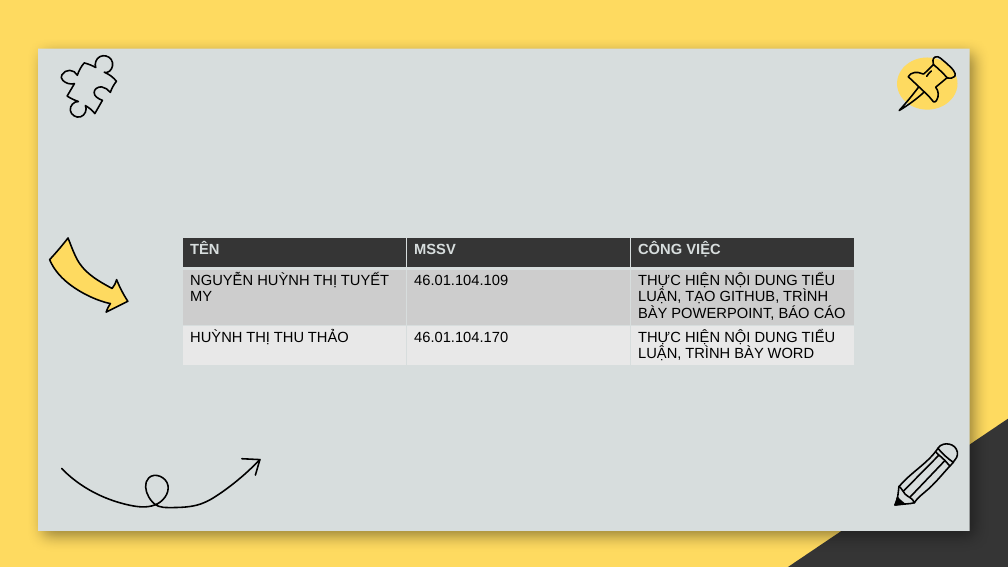
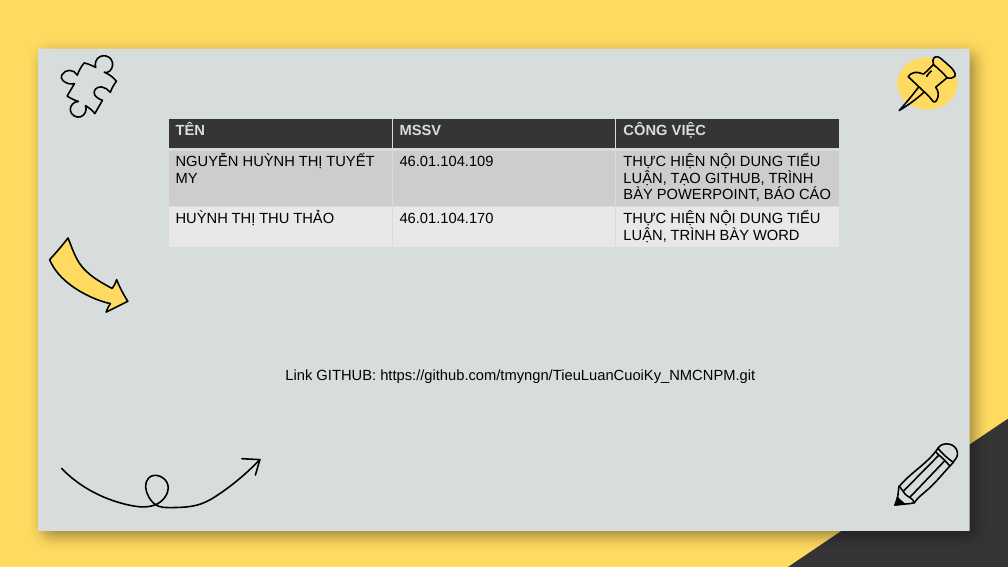
Before and after one commit to mynhtt/TieuLuanCuoiKy_NMCNPM, a slide deck: slide 4 of PowerPoint, Video bao cao/QuanLyHocVienTrungTamNgoaiNgu.pptx. Drawn at 1008x567 pixels with LibreOffice and Linux fonts; fonts in the diff are those of the drawing; background and template pictures are left out. Boxes give left, top, right and bottom in pixels: in the first picture for what was removed or moved away, otherwise in the second. Text is boxed around its words. In the diff, an @@ line names an element or a change of style, - is before the commit and + after.

Commit message:
thêm link github vào file ppt

```diff
--- a/PowerPoint, Video bao cao/QuanLyHocVienTrungTamNgoaiNgu.pptx
+++ b/PowerPoint, Video bao cao/QuanLyHocVienTrungTamNgoaiNgu.pptx
@@ table: place and size @@
-table at box(183, 237, 854, 389)
+table at box(168, 119, 839, 271)
@@ text added at box(285, 369, 755, 383), 14 pt, text #000000 @@
+Link GITHUB: https://github.com/tmyngn/TieuLuanCuoiKy_NMCNPM.git
```
